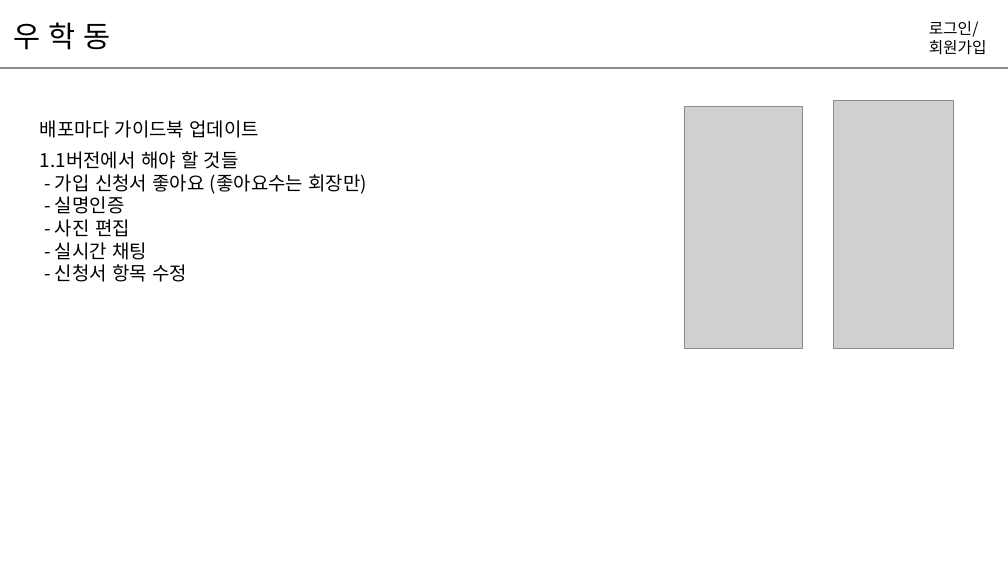
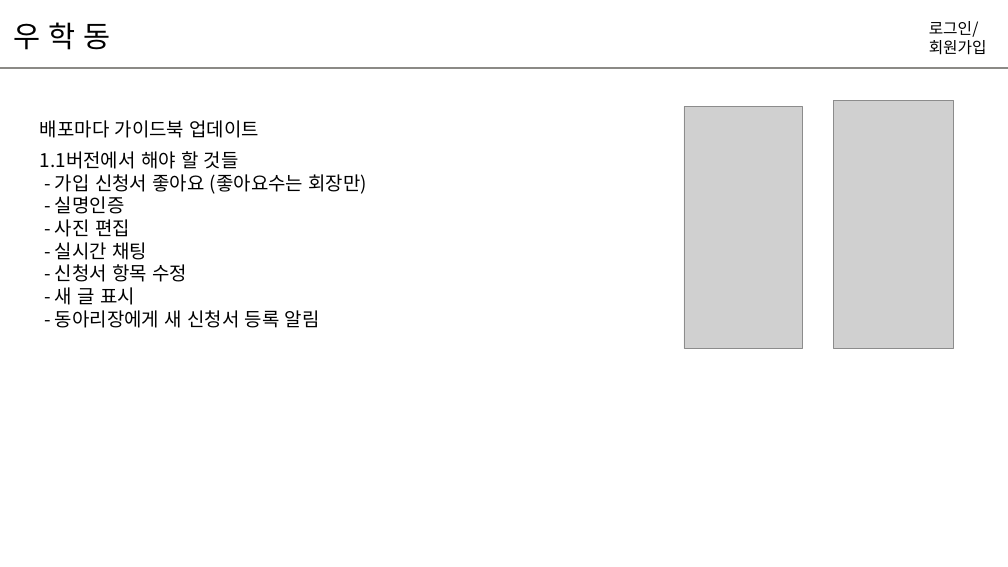
Before and after one commit to hyunniesss/ToyProject, a slide deck: slide 26 of document/와이어프레임/우학동_와이어프레임.pptx (slide 25 before the commit). Drawn at 1008x567 pixels with LibreOffice and Linux fonts; fonts in the diff are those of the drawing; grey boxes stand for pictures. Boxes give left, top, right and bottom in pixels: in the first picture for what was removed or moved away, otherwise in the second. Text is boxed around its words. In the diff, an @@ line names an element or a change of style, - is before the commit and + after.

```diff
--- a/document/와이어프레임/우학동_와이어프레임.pptx
+++ b/document/와이어프레임/우학동_와이어프레임.pptx
@@ text at (x1=55, y1=287, x2=320, y2=328): paragraphs added @@
+- 새 글 표시
+- 동아리장에게 새 신청서 등록 알림
```
Also in this commit, not shown: 4 other slides changed, 1 slide added, 2 other files.
